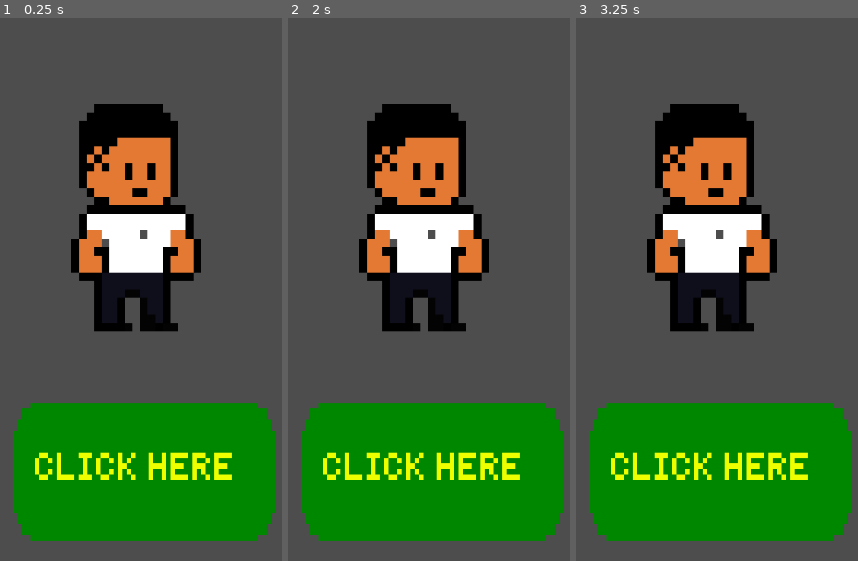
Above: before the commit, frames 1-3 (left to right).
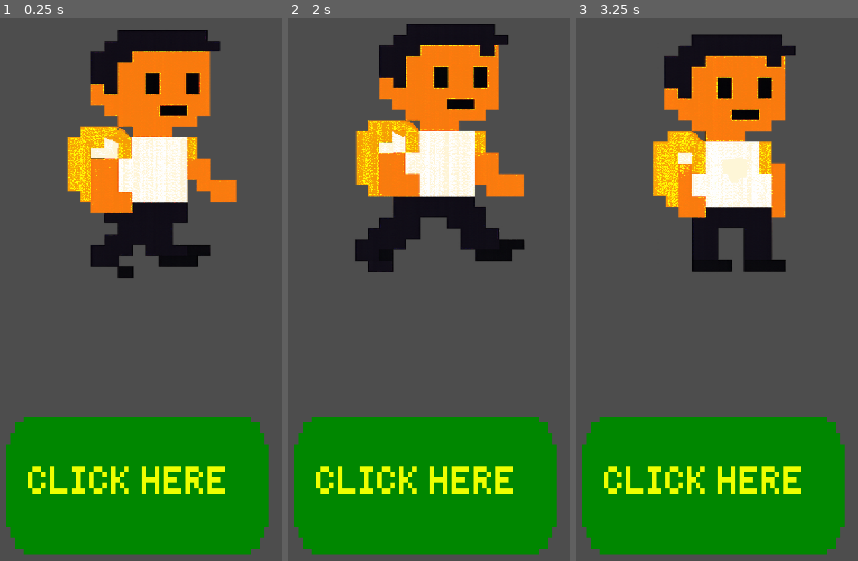
Above: after the commit, the same moments.

Repository: Pedroangelv/IT_Project_IEAZ
Game: Godot game, scene res://test.tscn
Two runs of this game, one before a commit and one after it. Both use one fixed random seed, a clock stepped at 60 frames per second and the inputs below.
Inputs (mouse positions are in pixels of both pictures, inside the frame that each line leads up to):
- Up to frame 1 (0.25 s): no input
- Up to frame 2 (2 s): move the mouse to (519, 284) at 0.52 s; click (519, 284) at 0.67 s; move the mouse to (330, 360) at 1.27 s; click (330, 360) at 1.42 s
- Up to frame 3 (3.25 s): move the mouse to (753, 148) at 2.02 s; click (753, 148) at 2.17 s; move the mouse to (685, 479) at 2.77 s; click (685, 479) at 2.92 s

The runs differ from the first frame. In frame 1, 30% of the frame differs, in the area x 2-98%, y 2-99%; in frame 2, 31%, in the area x 2-98%, y 1-99%; in frame 3, 30%.

Commit message:
animation

Diff:
--- /dev/null
+++ b/Games/Madrugón/Godot_game_dev/madrugon/main_student.gd
@@ -0,0 +1,3 @@
+extends AnimatedSprite2D
+func _ready():
+	$".".play("walk")
--- a/Games/Madrugón/Godot_game_dev/madrugon/test.tscn
+++ b/Games/Madrugón/Godot_game_dev/madrugon/test.tscn
@@ -1,21 +1,46 @@
-[gd_scene load_steps=4 format=3 uid="uid://cohxohyom1euh"]
+[gd_scene load_steps=8 format=3 uid="uid://cohxohyom1euh"]
 
 [ext_resource type="Texture2D" uid="uid://3wtagj2pikdu" path="res://pixilart-drawing(1).png" id="1_8uh7m"]
 [ext_resource type="Script" uid="uid://behoqphdj50ck" path="res://sprite_2d.gd" id="2_6uqi0"]
-[ext_resource type="Texture2D" uid="uid://bolk6q3fgocwi" path="res://pixilart-drawing.png" id="3_6uqi0"]
+[ext_resource type="Texture2D" uid="uid://cwpoobfi0yxwd" path="res://an1_st.png" id="3_ykrsh"]
+[ext_resource type="Texture2D" uid="uid://cpisk4auob02j" path="res://an2_st.png" id="4_g14j6"]
+[ext_resource type="Texture2D" uid="uid://6lm2g8mi1gn2" path="res://an3_st.png" id="5_vbegm"]
+[ext_resource type="Script" uid="uid://cedxpgqbx8dmd" path="res://main_student.gd" id="6_g14j6"]
+
+[sub_resource type="SpriteFrames" id="SpriteFrames_ehkex"]
+resource_local_to_scene = true
+animations = [{
+"frames": [{
+"duration": 2.6,
+"texture": ExtResource("3_ykrsh")
+}, {
+"duration": 1.4,
+"texture": ExtResource("4_g14j6")
+}, {
+"duration": 2.5,
+"texture": ExtResource("5_vbegm")
+}],
+"loop": true,
+"name": &"walk",
+"speed": 8.0
+}]
 
 [node name="spriteStudent" type="Node2D"]
-position = Vector2(222, 245)
 
 [node name="mainClicker" type="Sprite2D" parent="."]
 texture_filter = 1
-position = Vector2(149, 639)
+position = Vector2(360, 906)
 scale = Vector2(7.00255, 8.79688)
 texture = ExtResource("1_8uh7m")
 script = ExtResource("2_6uqi0")
 
-[node name="mainStudent" type="Sprite2D" parent="."]
+[node name="mainStudent" type="AnimatedSprite2D" parent="."]
+physics_interpolation_mode = 1
 texture_filter = 1
-position = Vector2(137, 235)
-scale = Vector2(-12.1994, 13.4656)
-texture = ExtResource("3_6uqi0")
+position = Vector2(380, 369)
+scale = Vector2(-1.44324, 1.03069)
+sprite_frames = SubResource("SpriteFrames_ehkex")
+animation = &"walk"
+frame_progress = 0.630069
+flip_h = true
+script = ExtResource("6_g14j6")
Binary file added: Games/Madrugón/Godot_game_dev/madrugon/an1_st.png
Not shown, added: Games/Madrugón/Godot_game_dev/madrugon/an1_st.png.import
Binary file added: Games/Madrugón/Godot_game_dev/madrugon/an2_st.png
Not shown, added: Games/Madrugón/Godot_game_dev/madrugon/an2_st.png.import
Binary file added: Games/Madrugón/Godot_game_dev/madrugon/an3_st.png
Not shown, added: Games/Madrugón/Godot_game_dev/madrugon/an3_st.png.import
Binary file added: Games/Madrugón/Godot_game_dev/madrugon/huele.png
Not shown, added: Games/Madrugón/Godot_game_dev/madrugon/huele.png.import
Not shown, added: Games/Madrugón/Godot_game_dev/madrugon/main_student.gd.uid
Not shown, changed: Games/Madrugón/Godot_game_dev/madrugon/test.html
Not shown, changed: Games/Madrugón/Godot_game_dev/madrugon/test.pck
